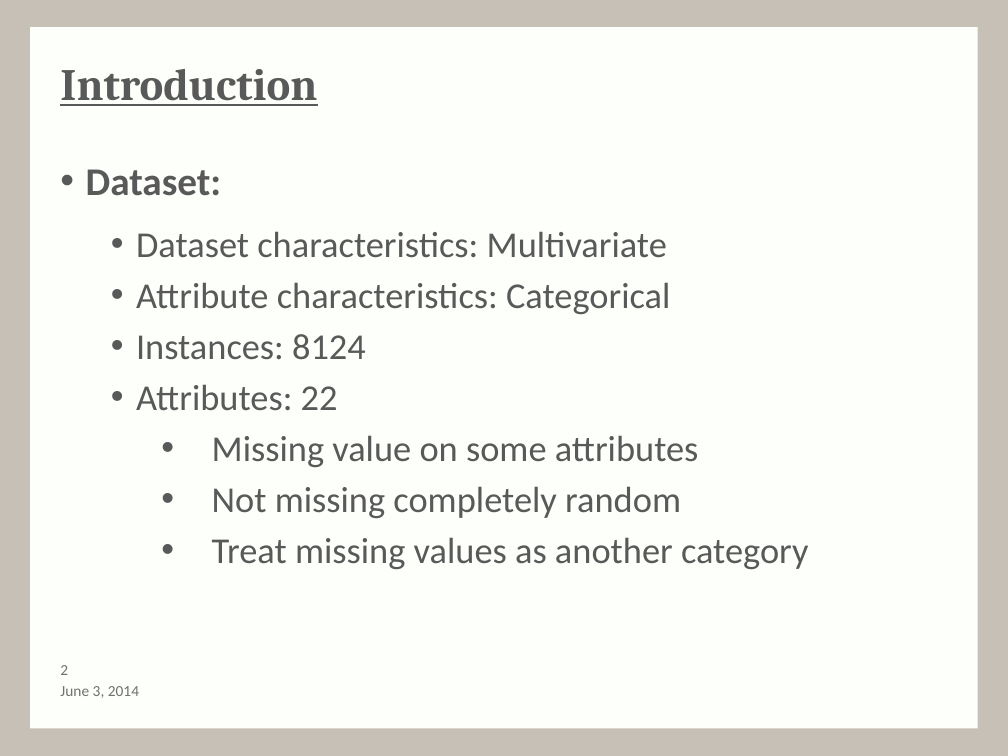
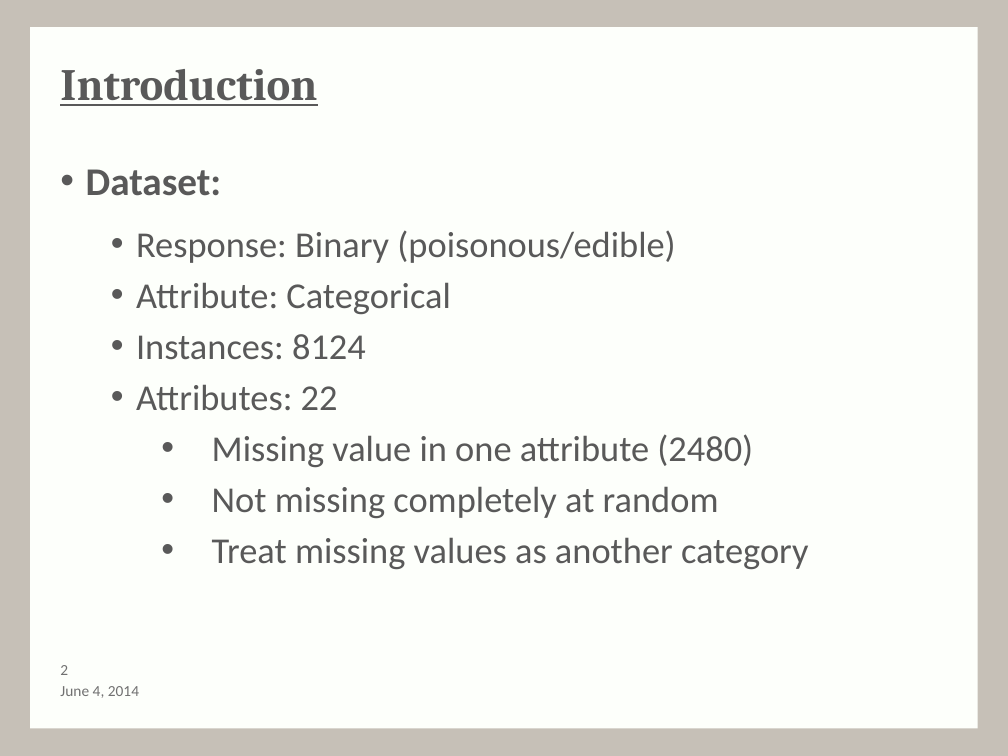
Before and after one commit to MartinGuyer/Project3ML, a slide deck: slide 3 of Presentation/presentation-draft.pptx. Drawn at 1008x756 pixels with LibreOffice and Linux fonts; fonts in the diff are those of the drawing; background and template pictures are left out. Boxes give left, top, right and bottom in pixels: in the first picture for what was removed or moved away, otherwise in the second. Text is boxed around its words. In the diff, an @@ line names an element or a change of style, - is before the commit and + after.

```diff
--- a/Presentation/presentation-draft.pptx
+++ b/Presentation/presentation-draft.pptx
@@ text at bbox=[136, 230, 675, 314]: text changed @@
-    • Dataset characteristics: Multivariate
-    • Attribute characteristics: Categorical
+    • Response: Binary (poisonous/edible)
+    • Attribute: Categorical
@@ text at bbox=[212, 434, 753, 518]: text changed @@
-        • Missing value on some attributes
-        • Not missing completely random
+        • Missing value in one attribute (2480)
+        • Not missing completely at random
@@ text at bbox=[60, 686, 139, 698]: text changed @@
-June 3, 2014
+June 4, 2014
```
Also in this commit, not shown: 17 other slides changed.
